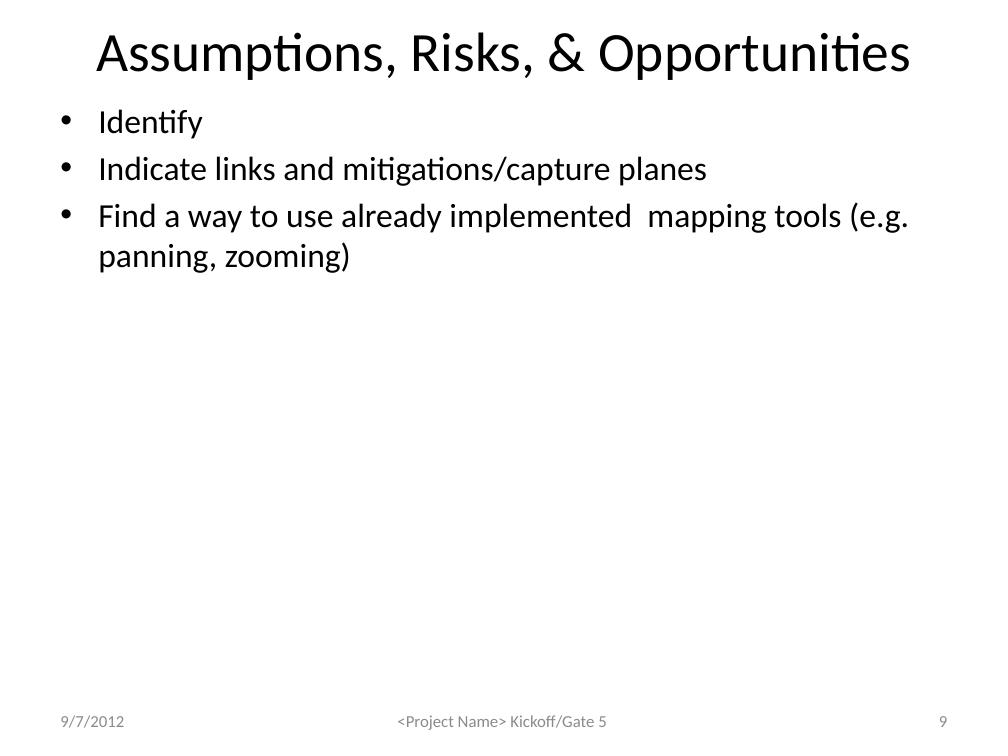
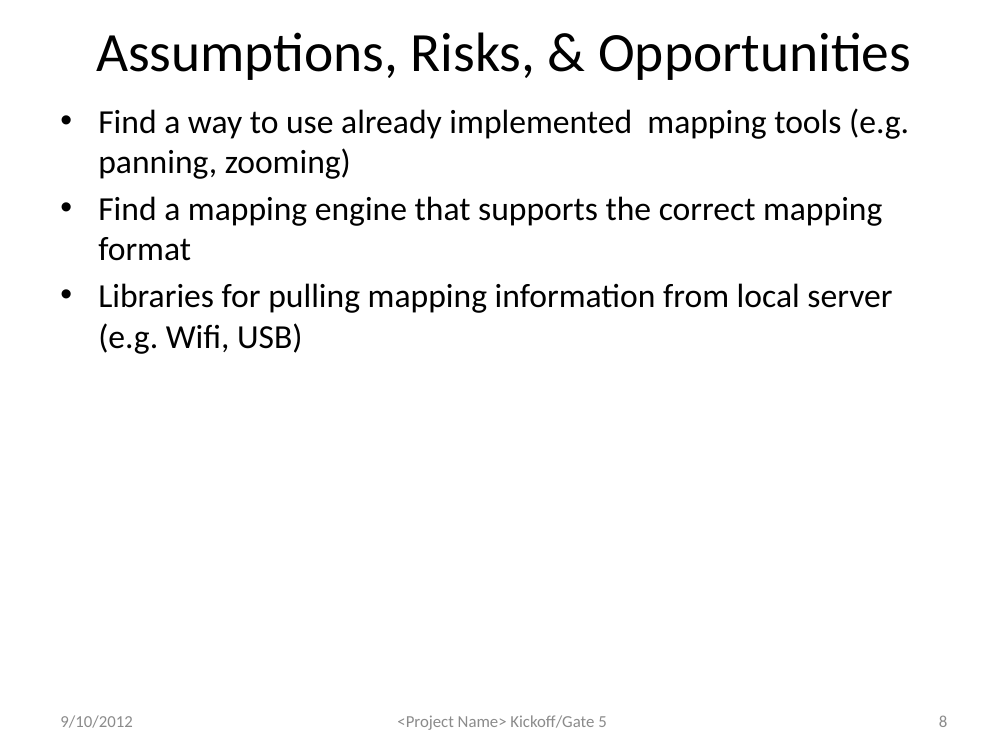
Before and after one commit to atniptw/Senior-Project, a slide deck: slide 8 of Documents/PowerPoints/Senior Design Project - Gate 5 1.0.pptx (slide 9 before the commit). Drawn at 1008x756 pixels with LibreOffice and Linux fonts; fonts in the diff are those of the drawing. Boxes give left, top, right and bottom in pixels: in the first picture for what was removed or moved away, otherwise in the second. Text is boxed around its words. In the diff, an @@ line names an element or a change of style, - is before the commit and + after.

```diff
--- a/Documents/PowerPoints/Senior Design Project - Gate 5 1.0.pptx
+++ b/Documents/PowerPoints/Senior Design Project - Gate 5 1.0.pptx
@@ text at <box>98,109,707,186</box>: paragraphs removed @@
-• Identify
-• Indicate links and mitigations/capture planes
@@ text at <box>98,196,892,354</box>: paragraphs added @@
+• Find a mapping engine that supports the correct mapping format
+• Libraries for pulling mapping information from local server (e.g. Wifi, USB)
@@ text at <box>60,715,132,728</box>: text changed @@
-9/7/2012
+9/10/2012
@@ page number at <box>939,715,947,727</box>: text changed @@
-9
+8
```
Also in this commit, not shown: 10 other slides changed, 1 other file.
